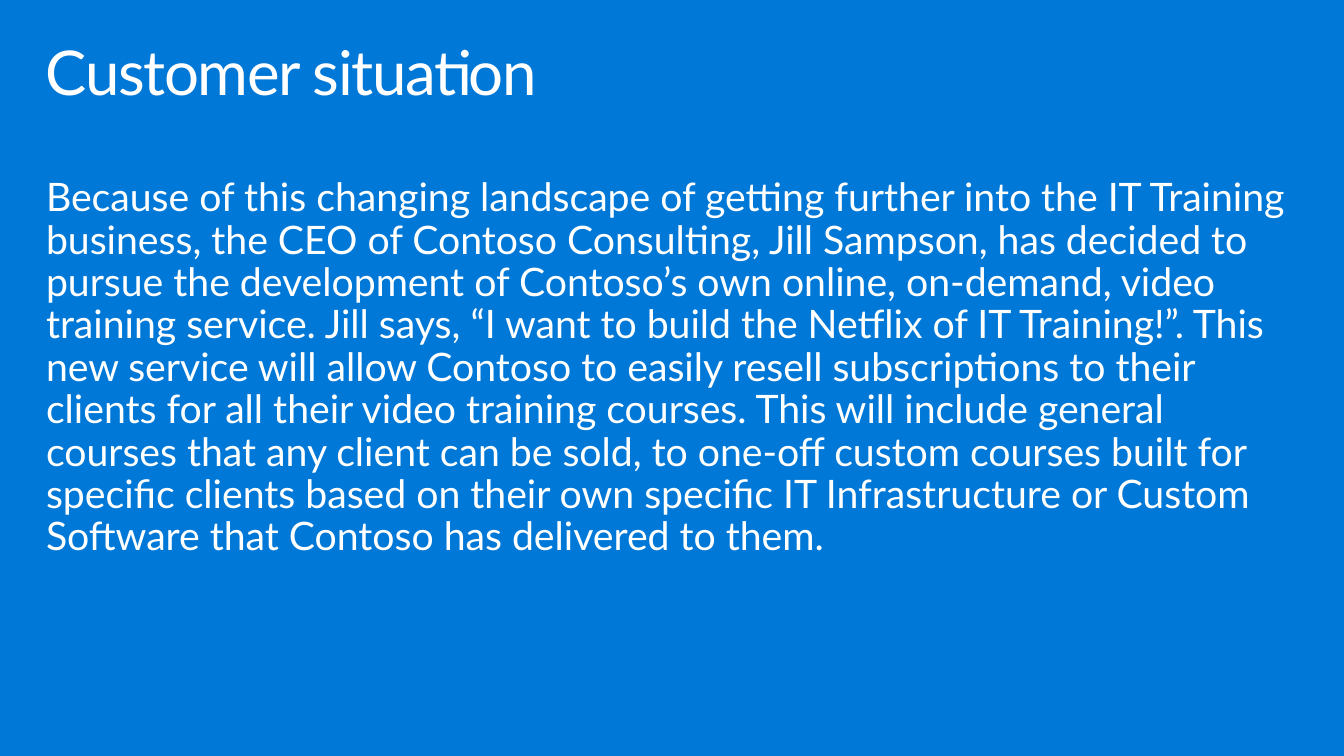
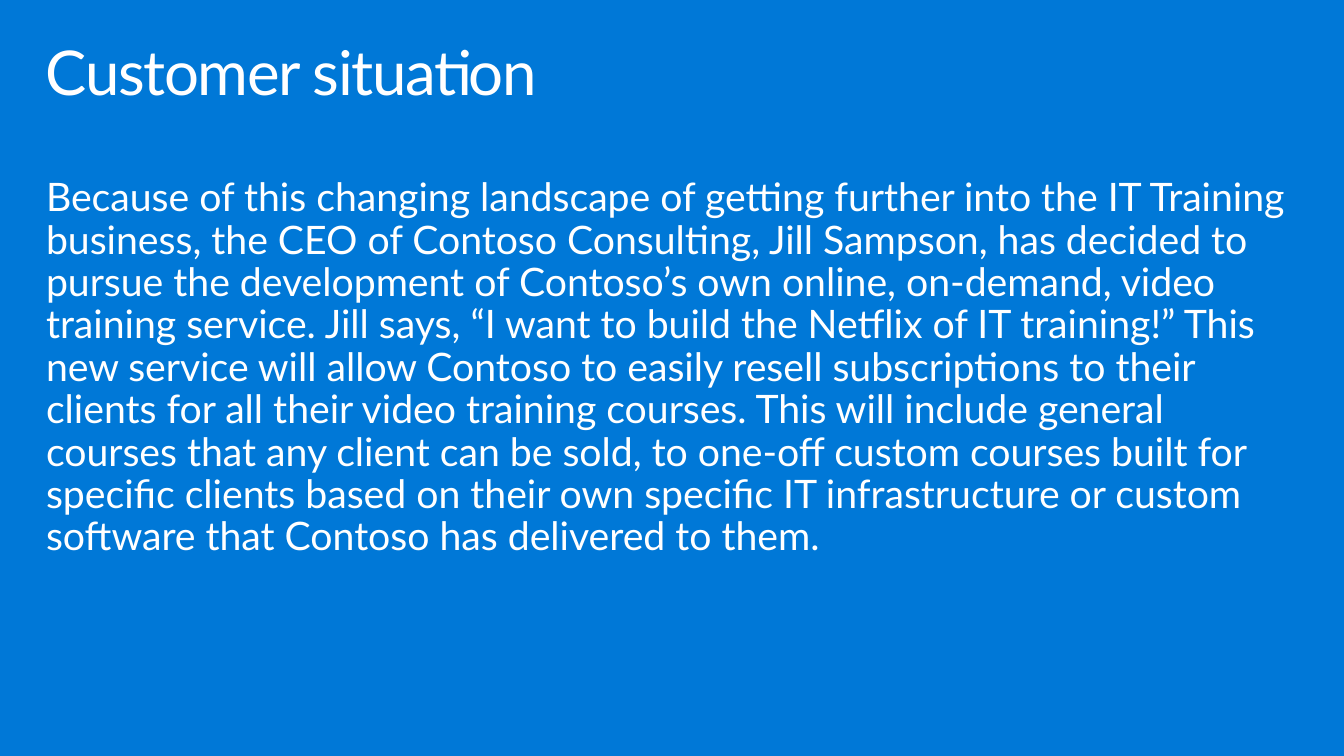
Before and after one commit to tebe372/MCW-Media-AI, a slide deck: slide 7 of WDS/Whiteboard design session trainer presentation - Media AI.pptx. Drawn at 1344x756 pixels with LibreOffice and Linux fonts; fonts in the diff are those of the drawing. Boxes give left, top, right and bottom in pixels: in the first picture for what was removed or moved away, otherwise in the second. Text is boxed around its words. In the diff, an @@ line names an element or a change of style, - is before the commit and + after.

```diff
--- a/WDS/Whiteboard design session trainer presentation - Media AI.pptx
+++ b/WDS/Whiteboard design session trainer presentation - Media AI.pptx
@@ text at [46,182,1285,551]: text changed @@
-Because of this changing landscape of getting further into the IT Training business, the CEO of Contoso Consulting, Jill Sampson, has decided to pursue the development of Contoso’s own online, on-demand, video training service. Jill says, “I want to build the Netflix of IT Training!”. This new service will allow Contoso to easily resell subscriptions to their clients for all their video training courses. This will include general courses that any client can be sold, to one-off custom courses built for specific clients based on their own specific IT Infrastructure or Custom Software that Contoso has delivered to them.
+Because of this changing landscape of getting further into the IT Training business, the CEO of Contoso Consulting, Jill Sampson, has decided to pursue the development of Contoso’s own online, on-demand, video training service. Jill says, “I want to build the Netflix of IT training!” This new service will allow Contoso to easily resell subscriptions to their clients for all their video training courses. This will include general courses that any client can be sold, to one-off custom courses built for specific clients based on their own specific IT infrastructure or custom software that Contoso has delivered to them.
```
Also in this commit, not shown: 15 other slides changed, 2 other files.
